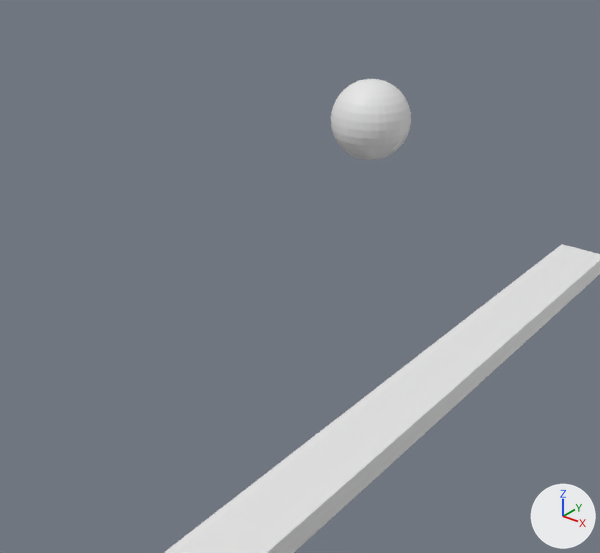
Before and after pictures for a commit that changed the Blender file 2o/Animacion 2D/pelota3.blend.
Camera for both pictures: a 50 mm lens placed at (11.4, -17.0, 15.5), pointed at (-1.0, -1.6, 6.0). The lights are fixed; the arrows at lower right show +X, +Y and +Z.
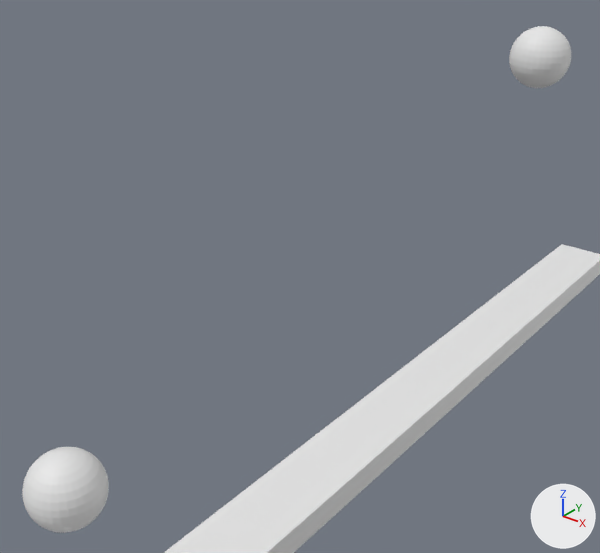
Boxes (x1, y1, x2, y2) around the edits, measured in the pictures (600 x 553 px):
'Sphere', moved: before (331, 79, 411, 160); after (509, 26, 571, 88)
'Sphere2', added: after (22, 447, 109, 533)

What the commit changed:
Object 'Sphere' (ob_sphere) moves from (0.0, 0.0, 10.0) to (0.0, 10.0, 10.0).
Object 'Sphere2' (ob_sphere2) is new; it shows a copy of the mesh of ob_sphere.
Its location is (0.0, -10.0, 4.91).
Its scale is (0.8, 0.8, 0.8).
